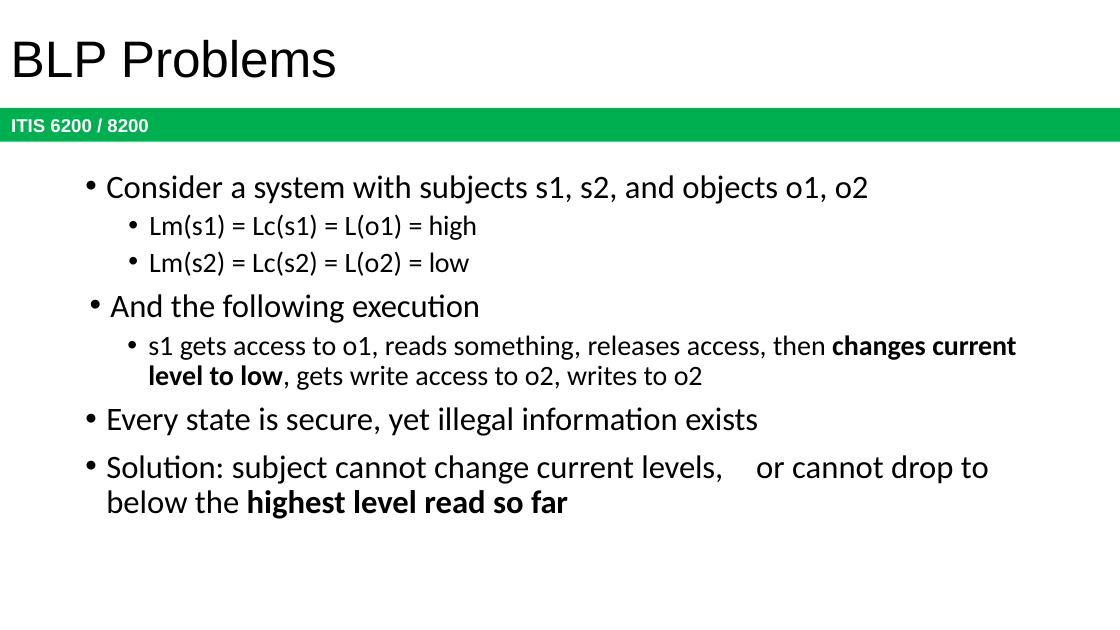
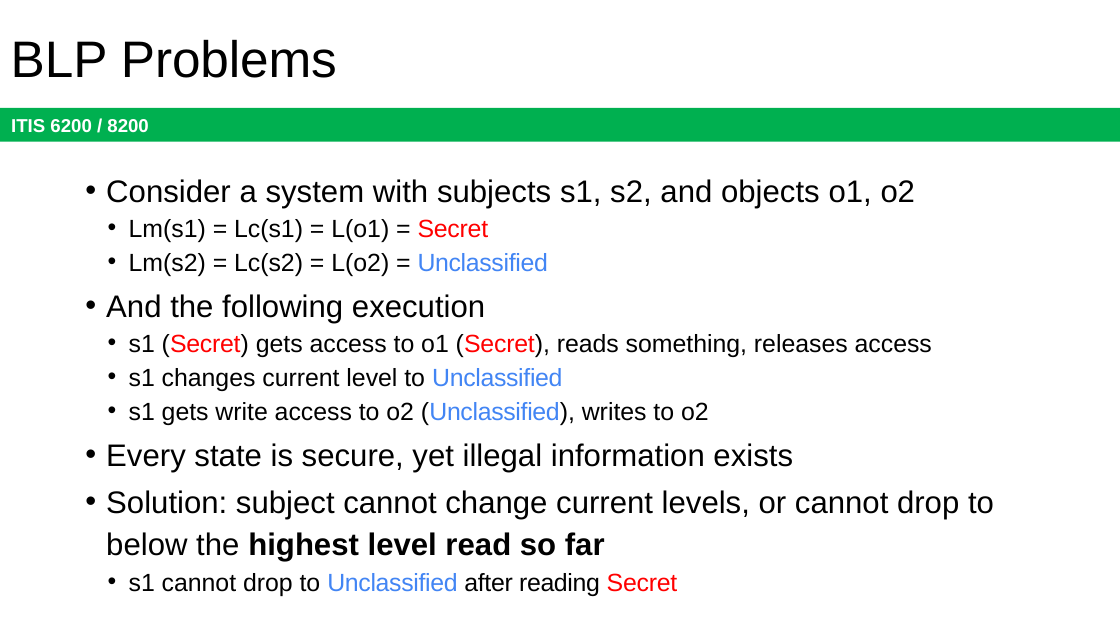
Before and after one commit to jx5c/github.io, a slide deck: slide 32 of teaching/ITIS6200/2023fa/lectures/lec09.pptx. Drawn at 1120x630 pixels with LibreOffice and Linux fonts; fonts in the diff are those of the drawing. Boxes give left, top, right and bottom in pixels: in the first picture for what was removed or moved away, otherwise in the second. Text is boxed around its words. In the diff, an @@ line names an element or a change of style, - is before the commit and + after.

```diff
--- a/teaching/ITIS6200/2023fa/lectures/lec09.pptx
+++ b/teaching/ITIS6200/2023fa/lectures/lec09.pptx
@@ text at <box>106,179,994,562</box>: size 21 to 20 pt, font Calibri to Arial in "Consider a system with subjects s1, s2, ...", "And the following execution", "Every state is secure, yet illegal information ...", "Solution: subject cannot change current levels, or ..."; letter spacing -0.1 to 0 pt in "execution", "exists", "levels,"; letter spacing -0.2 to 0 pt in "far"; line spacing 1 to 1.14; alignment right to left; indent changed; less space between paragraphs; line spacing 22.6pt to 1.14 @@
@@ text at <box>129,219,548,276</box>: text changed; size 18 to 16 pt; font Calibri to Arial @@
-  • Lm(s1) = Lc(s1) = L(o1) = high
-  • Lm(s2) = Lc(s2) = L(o2) = low
+  • Lm(s1) = Lc(s1) = L(o1) = Secret
+  • Lm(s2) = Lc(s2) = L(o2) = Unclassified
@@ text at <box>129,334,932,425</box>: text changed; size 18 to 16 pt; font Calibri to Arial @@
-  • s1 gets access to o1, reads something, releases access, then changes current level to low, gets write access to o2, writes to o2
+  • s1 (Secret) gets access to o1 (Secret), reads something, releases access
+  • s1 changes current level to Unclassified
+  • s1 gets write access to o2 (Unclassified), writes to o2
@@ text at <box>129,573,678,596</box>: paragraph added @@
+  • s1 cannot drop to Unclassified after reading Secret
```
Also in this commit, not shown: 4 other slides changed, 40 other files.
